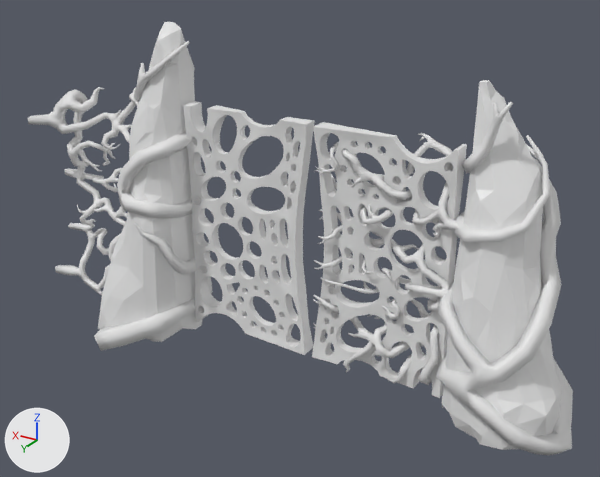
The FBX model Assets/Models/Base/Gate/Gate.fbx, before and after one commit.
Before and after are seen from a 50 mm camera at (-9.95, 17.24, 12.13) aimed at (0.44, -0.07, 3.48). Every picture has the same lights, and +X, +Y and +Z are marked at lower left. The first picture is the older version. Where no turn or scale is listed for an object, it has been applied to the vertices.

The first picture shows 'Cylinder', 'Cylinder.001', 'LeftDoor', 'LeftDoorVines', 'RightDoor', 'RightDoorVines', 'Vert.002', 'Vert.005'.
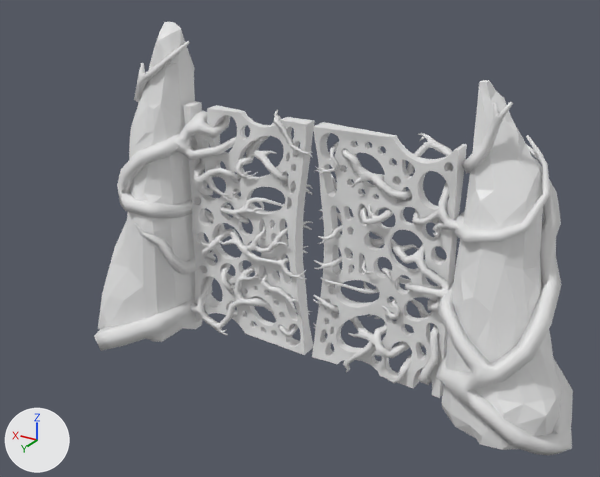
Where the newer file only moved an object's origin or applied its transform, the numbers keep the older frame.

Location of each change, (x1, y1, x2, y2) in pixels of the pictures (600 x 477 px):
'RightDoorVines', moved: before (28, 87, 139, 295); after (174, 109, 313, 337)

The change, as a diff of the scene's bpy script:
```diff
--- a/Assets/Models/Base/Gate/Gate.fbx.py
+++ b/Assets/Models/Base/Gate/Gate.fbx.py
@@ ob_rightdoorvines @@
 ob_rightdoorvines = bpy.data.objects.new('RightDoorVines', me_vert_003)
-ob_rightdoorvines.location = (4.75, 0.0, 0.0)
+ob_rightdoorvines.location = (0.0, 0.05, 0.0)
```
